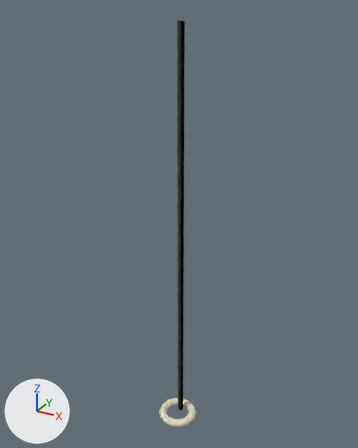
Two versions of the glTF model assets/models/corde_escalade.glb, one commit apart.
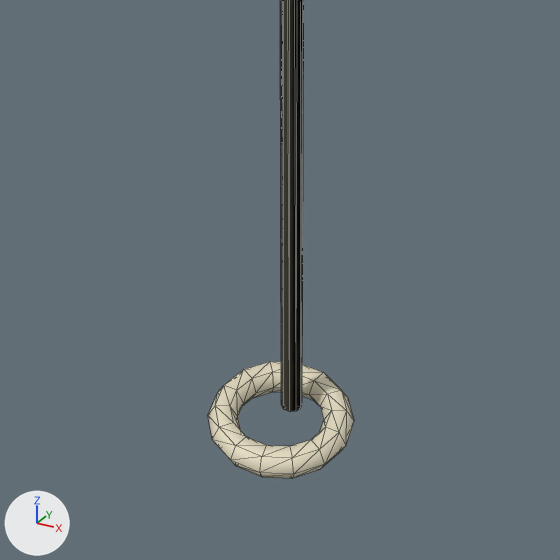
Each version is shown whole from a 50 mm lens placed at (1.629, -2.987, 3.285), pointed at (-0.039, 0.045, 1.769), then close up on the part from 30% to 69% of the width and 68% to 100% of the height. Arrows for +X, +Y and +Z are at lower left; the lights stay in place. The first two pictures are the older version. The close-ups show mesh edges as thin lines. Vertices at exactly the same position are counted once.

The scene before the commit, as lines of its bpy script (objects in view):
```python
me_mesh_0 = bpy.data.meshes.new('Mesh_0')
me_mesh_0.from_pydata(...)  # a 10-sided cylinder along z spanning x -0.02..0.02, y -0.02..0.02, z 0.0..3.2, material slot 0; a torus around z (ring radius 0.13, tube radius 0.03) spanning x -0.16..0.16, y -0.21..0.11, z -0.03..0.03, material slot 1
me_mesh_0.materials.append(mat_m0)  # pale yellow #eae2c8
me_mesh_0.materials.append(mat_m1)  # pale yellow #eae2c8
ob_mesh_0 = bpy.data.objects.new('Mesh_0', me_mesh_0)
ob_mesh_0.location = (0.0, 0.0, 0.0)
```
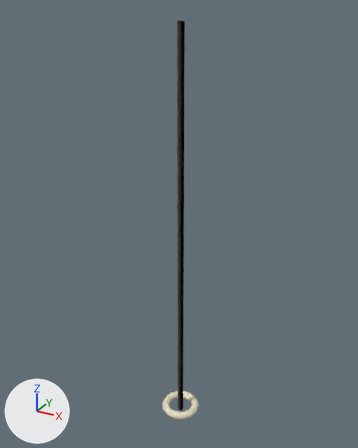
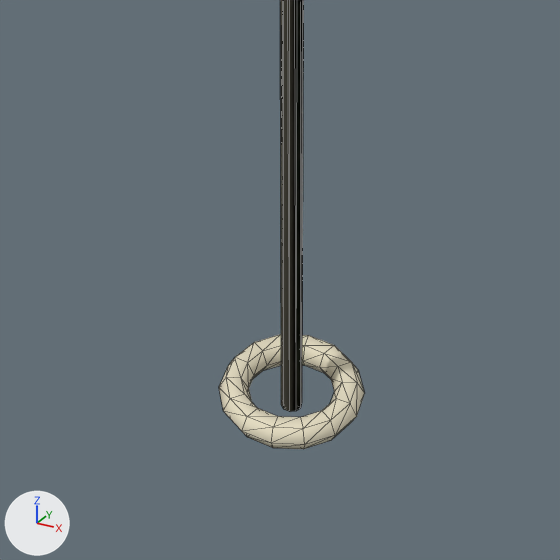
Changed parts and their boxes (x1, y1, x2, y2) in the close-ups (560 x 560 px; the box of a moved part takes in the faces that stretch with it):
```json
{"object": "Mesh_0", "change": "reshaped", "before": [208, 0, 354, 479], "after": [219, 0, 365, 449]}
{"part": 1, "of": "me_mesh_0", "change": "moved or reshaped", "before": [208, 361, 354, 479], "after": [219, 334, 365, 449]}
```

Edits to the scene script, one JSON object a line:
```json
{"block": "me_mesh_0", "where": "# used by ob_mesh_0; location = (0.0, 0.0, 0.0)"}
{"op": "remove", "block": "me_mesh_0", "code": "me_mesh_0.from_pydata(...)  # 106 vertices, 208 faces; spans x -0.16..0.16, y -0.21..0.11, z -0.03..3.2"}
{"op": "add", "block": "me_mesh_0", "code": "me_mesh_0.from_pydata(...)  # 106 vertices, 208 faces; spans x -0.16..0.16, y -0.16..0.16, z 0.0..3.2"}
{"block": "me_mesh_0", "change": "me_mesh_0 part 1: the loose piece of 84 vertices spanning x -0.16..0.16, y -0.21..0.11, z -0.03..0.03 is moved by (0.0, 0.05, 0.04)"}
```
